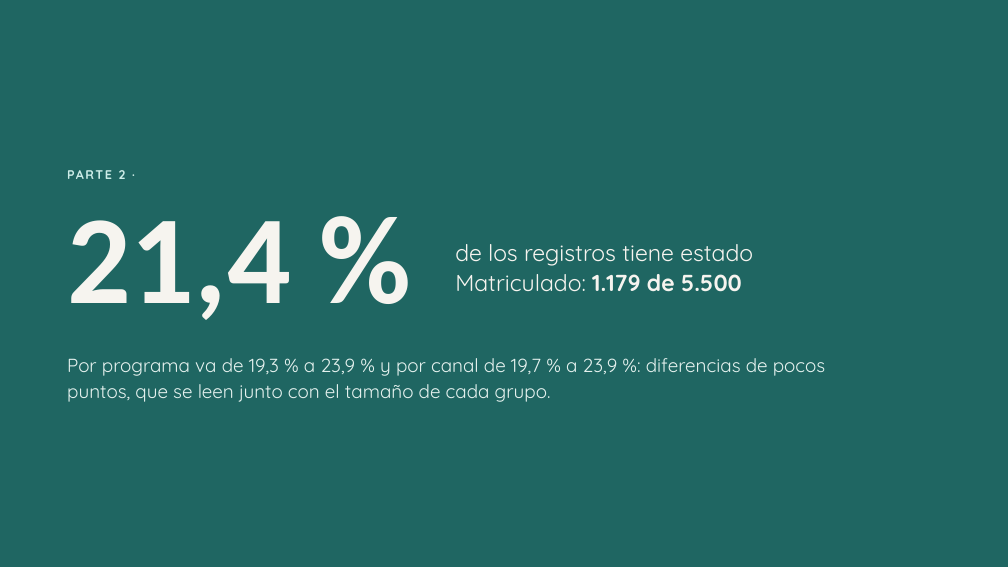
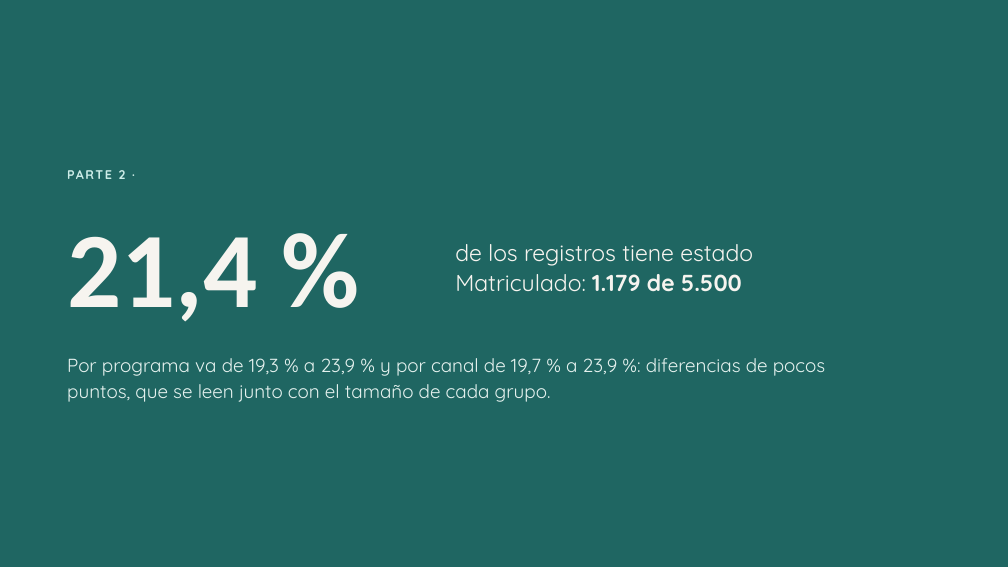
Before and after one commit to vivi-25-P/Analitica_Admisiones_Universitarias, a slide deck: slide 8 of presentacion/Sustentación analítica de admisiones del Instituto Universitario Horizonte.pptx. Drawn at 1008x567 pixels with LibreOffice and Linux fonts; fonts in the diff are those of the drawing. Boxes give left, top, right and bottom in pixels: in the first picture for what was removed or moved away, otherwise in the second. Text is boxed around its words. In the diff, an @@ line names an element or a change of style, - is before the commit and + after.

```diff
--- a/presentacion/Sustentación analítica de admisiones del Instituto Universitario Horizonte.pptx
+++ b/presentacion/Sustentación analítica de admisiones del Instituto Universitario Horizonte.pptx
@@ text "21,4 %" at <box>67,236,257,322</box>: size 120 to 102 pt @@
```
Also in this commit, not shown: 1 other slide changed, 35 other files.
